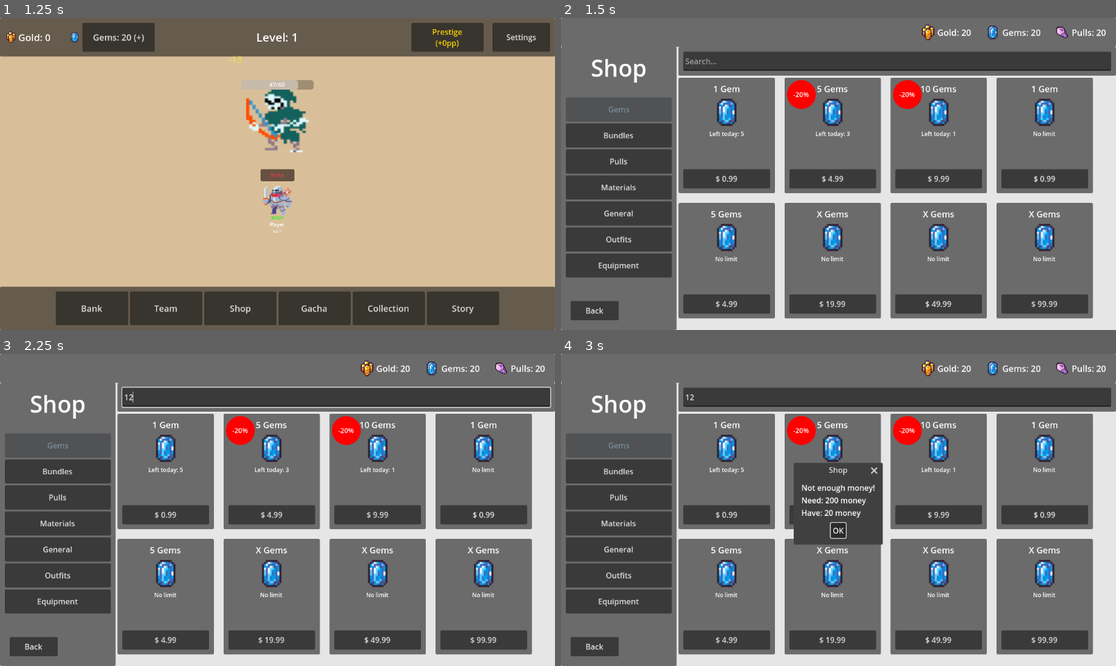
Above: before the commit, frames 1-4 (two rows, left to right).
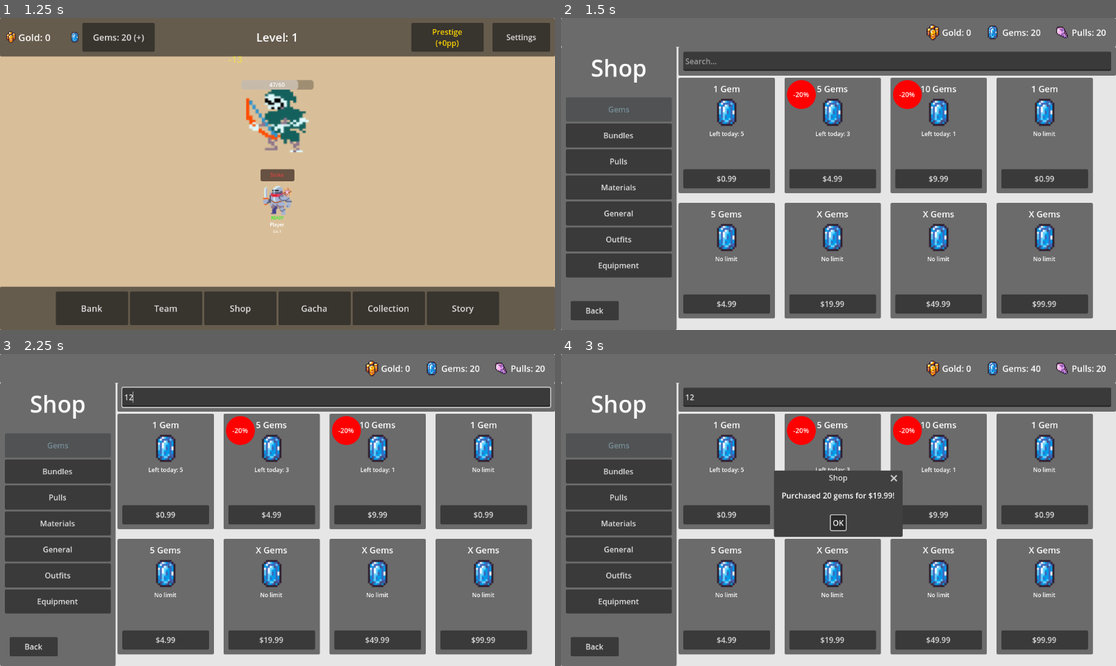
Above: after the commit, the same moments.

Repository: Kannerxp/gachaclicker
Game: Godot game, scene res://TitleScreen.tscn
The game is run twice, just before and just after one commit, with the same random seed, the same clock (stepped at 60 frames per second) and the same inputs.
Inputs (mouse positions are in pixels of both pictures, inside the frame that each line leads up to):
- Up to frame 1 (1.25 s): tap Enter at 0.5 s; move the mouse to (399, 158) at 0.52 s; tap 1 at 0.6 s; click (399, 158) at 0.67 s
- Up to frame 2 (1.5 s): click "Gems: 20 (+)" at 1.25 s
- Up to frame 3 (2.25 s): click (338, 397) at 2.02 s; type "12" at 2.1 s
- Up to frame 4 (3 s): click "Shop" at 2.75 s

Frame 1 is identical in both runs. In frame 2, 0.6% of the frame differs, in the area x 27-90%, y 2-93%; in frame 3, 0.6%; in frame 4, 3.4%.

Commit message:
Add files via upload

Diff:
--- a/claudev-2-(copy)/BankUI.gd
+++ b/claudev-2-(copy)/BankUI.gd
@@ -13,13 +13,13 @@
 func _on_back_pressed():
 	back_pressed.emit()
 
-func update_display(money: int, current_timer: float, generation_interval: float, speed_multiplier: float):
-	# Update money display
-	money_label.text = "Money: " + str(money)
+func update_display(money: float, current_timer: float, generation_interval: float, speed_multiplier: float):
+	# Update money display with 2 decimal places
+	money_label.text = "Money: $%.2f" % money
 
 	# Calculate actual generation time with multiplier
 	var actual_interval = generation_interval / speed_multiplier
-	rate_label.text = "Generates 1 money every " + str(snapped(actual_interval, 0.1)) + " seconds"
+	rate_label.text = "Generates $1.00 every " + str(snapped(actual_interval, 0.1)) + " seconds"
 	if speed_multiplier > 1.0:
 		rate_label.text += " (x" + str(snapped(speed_multiplier, 0.1)) + " speed)"
 
@@ -29,4 +29,4 @@
 		time_remaining = actual_interval
 
 	var seconds_left = int(ceil(time_remaining))
-	timer_label.text = "Next money in: " + str(seconds_left) + "s"
+	timer_label.text = "Next $1.00 in: " + str(seconds_left) + "s"
--- a/claudev-2-(copy)/Main.gd
+++ b/claudev-2-(copy)/Main.gd
@@ -12,7 +12,7 @@
 var gold: int = 0
 var gems: int = 20
 var pull_currency: int = 20
-var money: int = 20
+var money: float = 20.0
 
 # Game progression
 var current_level: int = 1
@@ -180,8 +180,11 @@
 	money_timer += adjusted_delta
 	if money_timer >= money_generation_interval:
 		money_timer -= money_generation_interval
-		money += 1
-		print("Generated 1 money! Total: ", money)
+		money += 1.0
+		print("Generated $1.00! Total: $%.2f" % money)
+
+func format_money(amount: float) -> String:
+	return "$%.2f" % amount
 
 func handle_boss_timer(delta):
 	if is_boss_level and current_enemy != null:
@@ -498,7 +501,7 @@
 
 	# Update UI states if visible
 	if shop_ui != null and shop_ui.visible:
-		shop_ui.update_currency_display(money, gems, pull_currency)
+		shop_ui.update_currency_display(gold, gems, pull_currency)
 
 	if gacha_ui != null and gacha_ui.visible:
 		gacha_ui.update_currency_display(gems, pull_currency)
@@ -676,7 +679,7 @@
 	gold = save_data.get("gold", 0)
 	gems = save_data.get("gems", 20)
 	pull_currency = save_data.get("pull_currency", 20)
-	money = save_data.get("money", 20)
+	money = save_data.get("money", 20.0)
 	current_level = save_data.get("current_level", 1)
 
 	# Load characters
@@ -862,7 +865,7 @@
 		shop_ui.back_pressed.connect(hide_all_uis)
 
 	shop_ui.visible = true
-	shop_ui.update_currency_display(money, gems, pull_currency)
+	shop_ui.update_currency_display(gold, gems, pull_currency)
 
 func _on_shop_purchase_requested(item_id: String, category: String):
 	print("Purchase requested: ", item_id, " from category: ", category)
@@ -877,16 +880,16 @@
 			show_shop_message("This category is not yet available!")
 
 func handle_gems_purchase(item_id: String):
-	# Map item IDs to gem amounts and costs
+	# Map item IDs to gem amounts and costs (IN DOLLARS, not cents)
 	var gem_amounts = {
-		"gems_1": {"gems": 1, "cost": 10},
-		"gems_5": {"gems": 5, "cost": 50},
-		"gems_10": {"gems": 10, "cost": 100},
-		"gems_small": {"gems": 1, "cost": 10},
-		"gems_medium": {"gems": 5, "cost": 50},
-		"gems_large": {"gems": 20, "cost": 200},
-		"gems_xlarge": {"gems": 50, "cost": 500},
-		"gems_mega": {"gems": 100, "cost": 1000}
+		"gems_1": {"gems": 1, "cost": 0.99},
+		"gems_5": {"gems": 5, "cost": 4.99},
+		"gems_10": {"gems": 10, "cost": 9.99},
+		"gems_small": {"gems": 1, "cost": 0.99},
+		"gems_medium": {"gems": 5, "cost": 4.99},
+		"gems_large": {"gems": 20, "cost": 19.99},
+		"gems_xlarge": {"gems": 50, "cost": 49.99},
+		"gems_mega": {"gems": 100, "cost": 99.99}
 	}
 
 	if not gem_amounts.has(item_id):
@@ -897,7 +900,7 @@
 
 	# Check if player has enough money
 	if money < item.cost:
-		show_shop_message("Not enough money!\nNeed: " + str(item.cost) + " money\nHave: " + str(money) + " money")
+		show_shop_message("Not enough money!\nNeed: " + format_money(item.cost) + "\nHave: " + format_money(money))
 		return
 
 	# Process purchase
@@ -906,12 +909,12 @@
 
 	update_ui()
 	if shop_ui != null:
-		shop_ui.update_currency_display(money, gems, pull_currency)
+		shop_ui.update_currency_display(gold, gems, pull_currency)
 
 	save_game()
 
-	show_shop_message("Purchased " + str(item.gems) + " gems!")
-	print("Purchased gems: ", item.gems, " for ", item.cost, " money")
+	show_shop_message("Purchased " + str(item.gems) + " gems for " + format_money(item.cost) + "!")
+	print("Purchased gems: ", item.gems, " for ", format_money(item.cost))
 
 func handle_pulls_purchase(item_id: String):
 	# Map item IDs to pull amounts and costs
@@ -941,7 +944,7 @@
 
 	update_ui()
 	if shop_ui != null:
-		shop_ui.update_currency_display(money, gems, pull_currency)
+		shop_ui.update_currency_display(gold, gems, pull_currency)
 
 	save_game()
 
--- a/claudev-2-(copy)/ShopUI.gd
+++ b/claudev-2-(copy)/ShopUI.gd
@@ -15,13 +15,14 @@
 }
 
 var current_category: Category = Category.GEMS
-var current_money: int = 0
+var current_gold: int = 0
 var current_gems: int = 0
 var current_pulls: int = 0
 
 # Shop item data
 var gems_items: Array[Dictionary] = []
 var pulls_items: Array[Dictionary] = []
+var gold_items: Array[Dictionary] = []
 
 # Daily limits (would be saved/loaded from save file)
 var daily_limits: Dictionary = {}
@@ -67,7 +68,7 @@
 			"id": "gems_1",
 			"name": "1 Gem",
 			"gems": 1,
-			"price": 99,  # cents
+			"price": 0.99,
 			"daily_limit": 5,
 			"discount": 0
 		},
@@ -75,7 +76,7 @@
 			"id": "gems_5",
 			"name": "5 Gems",
 			"gems": 5,
-			"price": 499,
+			"price": 4.99,
 			"daily_limit": 3,
 			"discount": 20
 		},
@@ -83,7 +84,7 @@
 			"id": "gems_10",
 			"name": "10 Gems",
 			"gems": 10,
-			"price": 999,
+			"price": 9.99,
 			"daily_limit": 1,
 			"discount": 20
 		},
@@ -91,7 +92,7 @@
 			"id": "gems_small",
 			"name": "1 Gem",
 			"gems": 1,
-			"price": 99,
+			"price": 0.99,
 			"daily_limit": -1,  # No limit
 			"discount": 0
 		},
@@ -99,7 +100,7 @@
 			"id": "gems_medium",
 			"name": "5 Gems",
 			"gems": 5,
-			"price": 499,
+			"price": 4.99,
 			"daily_limit": -1,
 			"discount": 0
 		},
@@ -107,7 +108,7 @@
 			"id": "gems_large",
 			"name": "X Gems",
 			"gems": 20,
-			"price": 1999,
+			"price": 19.99,
 			"daily_limit": -1,
 			"discount": 0
 		},
@@ -115,7 +116,7 @@
 			"id": "gems_xlarge",
 			"name": "X Gems",
 			"gems": 50,
-			"price": 4999,
+			"price": 49.99,
 			"daily_limit": -1,
 			"discount": 0
 		},
@@ -123,7 +124,7 @@
 			"id": "gems_mega",
 			"name": "X Gems",
 			"gems": 100,
-			"price": 9999,
+			"price": 99.99,
 			"daily_limit": -1,
 			"discount": 0
 		}
@@ -247,7 +248,7 @@
 
 func show_coming_soon_message():
 	var message = Label.new()
-	message.text = "Coming Soon!"
+	message.text = "Coming Soon"
 	message.add_theme_font_size_override("font_size", 24)
 	message.add_theme_color_override("font_color", Color.GRAY)
 	message.horizontal_alignment = HORIZONTAL_ALIGNMENT_CENTER
@@ -365,13 +366,8 @@
 
 	return badge
 
-func format_price(cents: int) -> String:
-	var dollars = cents / 100
-	var remaining_cents = cents % 100
-	if remaining_cents == 0:
-		return "$ " + str(dollars)
-	else:
-		return "$ " + str(dollars) + "." + str(remaining_cents).pad_zeros(2)
+func format_price(amount: float) -> String:
+	return "$%.2f" % amount
 
 func get_daily_limit_remaining(item_id: String, max_limit: int) -> int:
 	if max_limit < 0:
@@ -405,12 +401,12 @@
 	dialog.popup_centered()
 	dialog.confirmed.connect(dialog.queue_free)
 
-func update_currency_display(money: int, gems: int, pulls: int):
-	current_money = money
+func update_currency_display(gold: int, gems: int, pulls: int):
+	current_gold = gold
 	current_gems = gems
 	current_pulls = pulls
 
-	gold_label.text = "Gold: " + str(money)
+	gold_label.text = "Gold: " + str(gold)
 	gems_label.text = "Gems: " + str(gems)
 	pulls_label.text = "Pulls: " + str(pulls)
 
